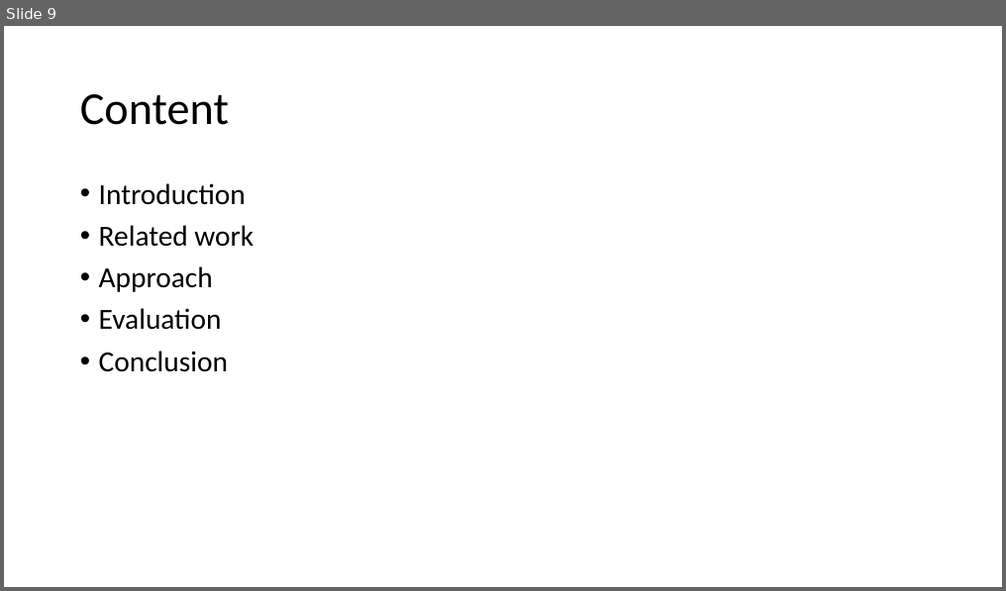
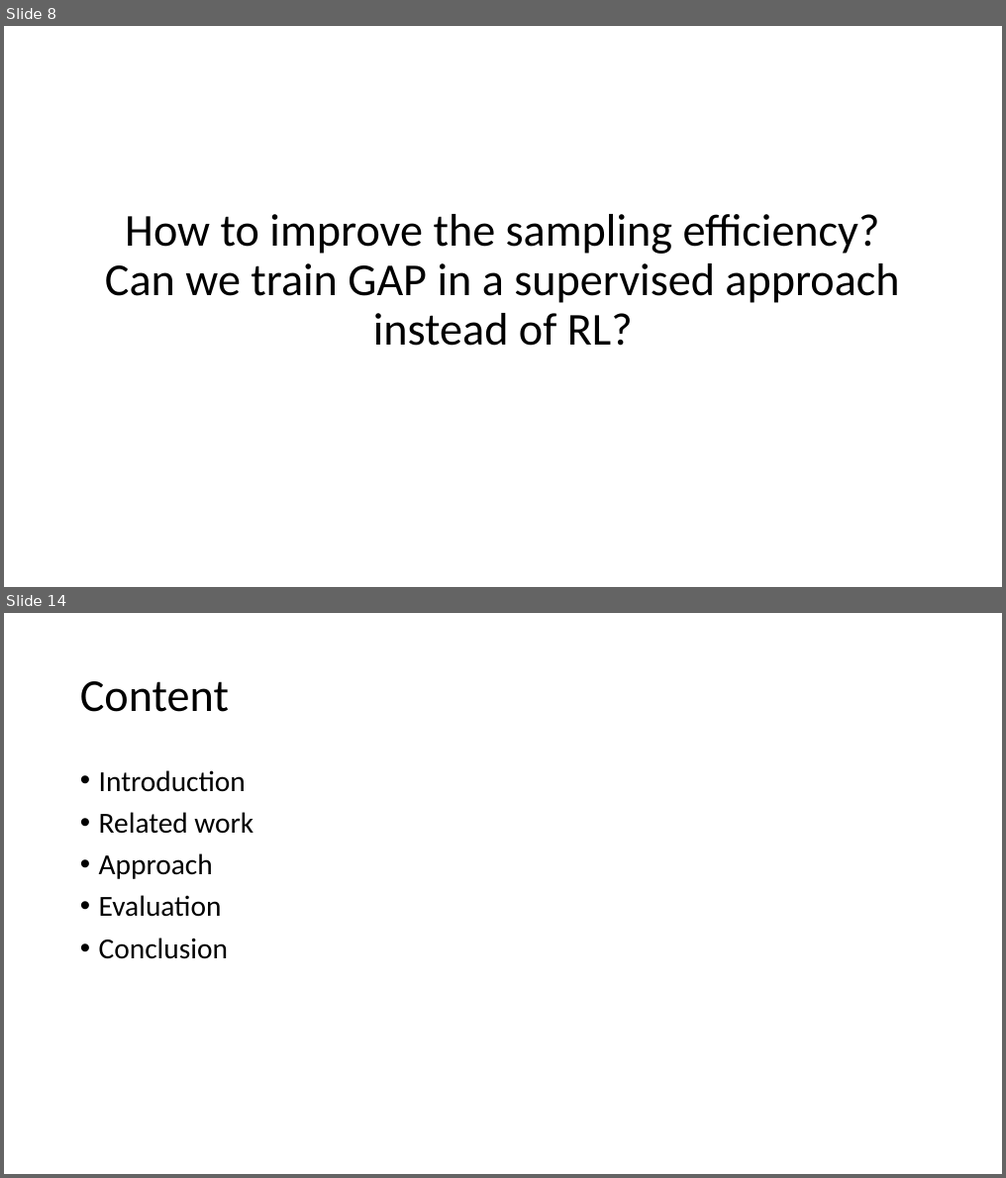
Before and after one commit to bitzj2015/EE599-Final-Project, a slide deck: doc/599-final-project.pptx. Shown one above the other, each under a label of ours: slide 9 before the commit, slides 8 and 14 after it; the slides between them are not shown. The pictures are 1006x591 and 1006x1178 pixels, drawn with LibreOffice and Linux fonts; fonts in the diff are those of the drawing. Boxes give left, top, right and bottom in pixels: in the first picture for what was removed or moved away, otherwise in the second. Text is boxed around its words. In the diff, an @@ line names an element or a change of style, - is before the commit and + after.

```diff
--- a/doc/599-final-project.pptx
+++ b/doc/599-final-project.pptx
@@ slide 8 added at [4, 26, 1002, 587], background #FFFFFF @@
@@ title added at [105, 214, 899, 346], 44 pt, text #000000 @@
+How to improve the sampling efficiency?
+Can we train GAP in a supervised approach instead of RL?
@@ what was slide 9 is now slide 14 @@
```
Also in this commit, not shown: 3 slides changed, 5 other slides added, 2 slides removed, 6 other files.
